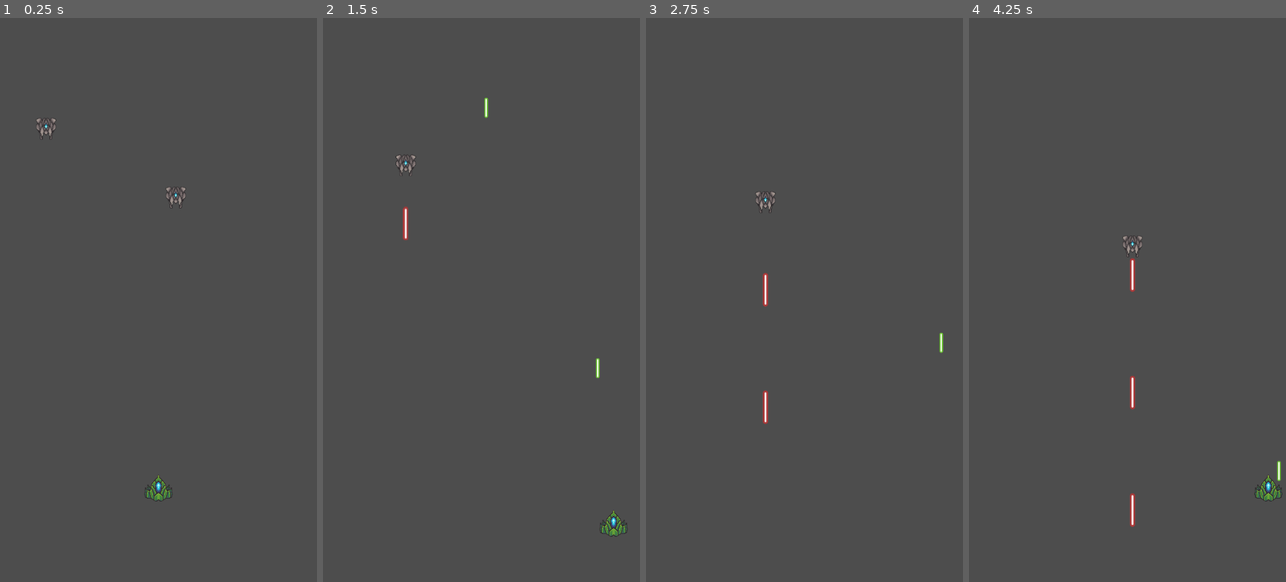
Above: before the commit, frames 1-4 (left to right).
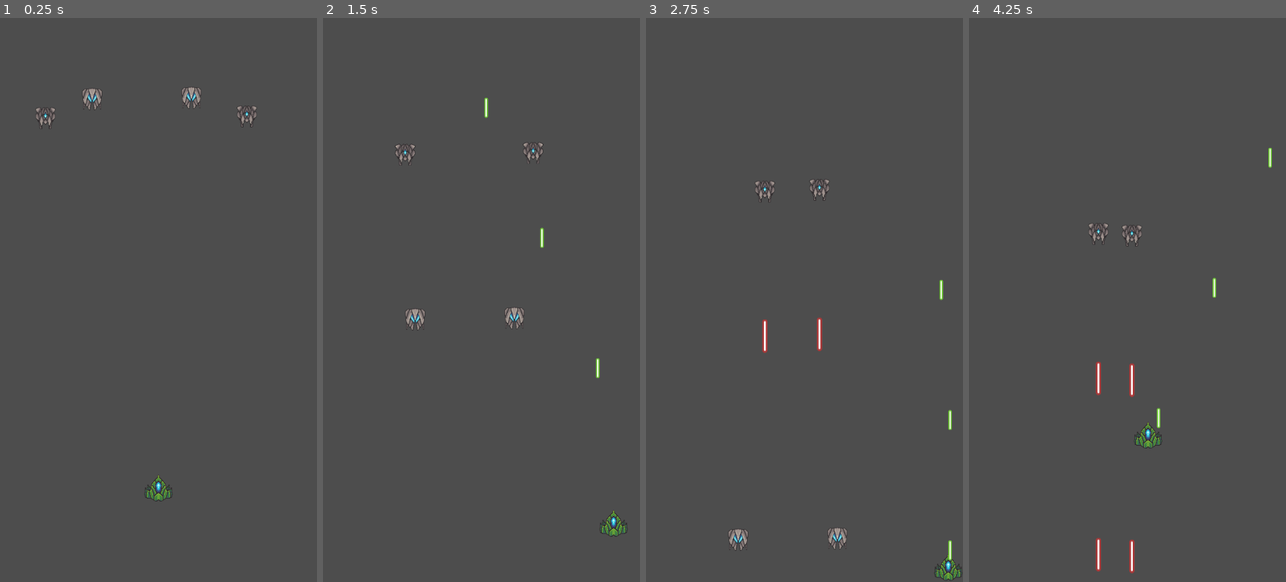
Above: after the commit, the same moments.

Repository: FestiveWasTaken/shootEmUp
Game: Godot game, scene res://scenes/game.tscn
Two runs of this game, one before a commit and one after it. Both use one fixed random seed, a clock stepped at 60 frames per second and the inputs below.
Inputs:
- Up to frame 1 (0.25 s): no input
- Up to frame 2 (1.5 s): hold D (move_right) 0.53-1.28 s; hold Space (shoot) 0.53-1.28 s; hold S (move_down) from 1.28 s (still down); tap Space (shoot) at 1.35 s
- Up to frame 3 (2.75 s): release S (move_down) at 2.03 s; hold D (move_right) from 2.03 s (still down); hold Space (shoot) from 2.03 s (still down)
- Up to frame 4 (4.25 s): release D (move_right) at 2.78 s; release Space (shoot) at 2.78 s; hold W (move_up) 2.78-3.53 s; tap Space (shoot) at 2.85 s; hold A (move_left) from 3.53 s (still down); hold Space (shoot) from 3.53 s (still down)

The runs differ from the first frame. In frame 1, 0.6% of the frame differs, in the area x 11-81%, y 12-34%; in frame 2, 0.6%; in frame 3, 1.3%; in frame 4, 1.5%, in the area x 37-99%, y 23-99%.

Commit message:
new enemies and border

Diff:
--- /dev/null
+++ b/scenes/enemy1.tscn
@@ -0,0 +1,6 @@
+[gd_scene load_steps=2 format=3 uid="uid://u048axiuawp2"]
+
+[ext_resource type="PackedScene" uid="uid://cuaktsuvmk412" path="res://scenes/enemy.tscn" id="1_pmrwh"]
+
+[node name="enemy" instance=ExtResource("1_pmrwh")]
+sidespeed = -50
--- /dev/null
+++ b/scenes/enemy2.tscn
@@ -0,0 +1,11 @@
+[gd_scene load_steps=3 format=3 uid="uid://e26xruqdbraq"]
+
+[ext_resource type="PackedScene" uid="uid://cuaktsuvmk412" path="res://scenes/enemy.tscn" id="1_fdl01"]
+[ext_resource type="Texture2D" uid="uid://cpeo0tl6r6t2s" path="res://assets/enemyship1.png" id="2_uwhde"]
+
+[node name="enemy" instance=ExtResource("1_fdl01")]
+downspeed = 300
+sidespeed = 0
+
+[node name="Sprite2D" parent="." index="0"]
+texture = ExtResource("2_uwhde")
--- a/scenes/game.tscn
+++ b/scenes/game.tscn
@@ -1,9 +1,11 @@
-[gd_scene load_steps=5 format=3 uid="uid://ddfkqxvyug5my"]
+[gd_scene load_steps=7 format=3 uid="uid://ddfkqxvyug5my"]
 
 [ext_resource type="Script" path="res://scripts/game.gd" id="1_qjg3n"]
 [ext_resource type="PackedScene" uid="uid://d1scicseyoio2" path="res://player.tscn" id="2_2xdaw"]
 [ext_resource type="PackedScene" uid="uid://rmfsm3mm827s" path="res://scenes/laser.tscn" id="3_m02y2"]
 [ext_resource type="PackedScene" uid="uid://cuaktsuvmk412" path="res://scenes/enemy.tscn" id="4_pdbpa"]
+[ext_resource type="PackedScene" uid="uid://u048axiuawp2" path="res://scenes/enemy1.tscn" id="5_gnctq"]
+[ext_resource type="PackedScene" uid="uid://e26xruqdbraq" path="res://scenes/enemy2.tscn" id="6_dq6bl"]
 
 [node name="Game" type="Node2D"]
 script = ExtResource("1_qjg3n")
@@ -21,7 +23,15 @@
 position = Vector2(3, 6)
 
 [node name="enemy" parent="." instance=ExtResource("4_pdbpa")]
-position = Vector2(287, 292)
+position = Vector2(65, 157)
 
-[node name="enemy2" parent="." instance=ExtResource("4_pdbpa")]
-position = Vector2(66, 175)
+[node name="enemy3" parent="." instance=ExtResource("5_gnctq")]
+position = Vector2(433, 154)
+
+[node name="enemy2" parent="." instance=ExtResource("6_dq6bl")]
+position = Vector2(326, 61)
+shootspeed = 1.5
+
+[node name="enemy4" parent="." instance=ExtResource("6_dq6bl")]
+position = Vector2(157, 63)
+shootspeed = 1.5
--- a/scripts/enemy.gd
+++ b/scripts/enemy.gd
@@ -2,7 +2,9 @@
 
 signal laser_shot(elaser_scene, location)
 
-@export var speed = 50
+@export var downspeed = 50
+@export var sidespeed = 50
+@export var shootspeed = 1.5
 
 @onready var enemy = $"."
 
@@ -13,8 +15,8 @@
 var elaser_scene = preload("res://scenes/elaser.tscn")
 
 func _physics_process(delta):
-	global_position.y += speed * delta
-	global_position.x += speed * delta
+	global_position.y += downspeed * delta
+	global_position.x += sidespeed * delta
 
 func die():
 	queue_free()
@@ -28,10 +30,9 @@
 	die()
 
 func _ready():
-	timer.wait_time = 1
+	timer.wait_time = shootspeed
 	timer.start()
 
 func _on_shoot_timer_timeout():
 	var elaser = elaser_scene.instantiate()
-	print("bang")
 	enemy.add_child(elaser)
--- a/scripts/player.gd
+++ b/scripts/player.gd
@@ -23,6 +23,8 @@
 	Input.get_axis("move_up", "move_down"))
 	velocity = direction * speed
 	move_and_slide()
+	var max_border = get_viewport_rect().size - Vector2(25,25)
+	global_position = global_position.clamp(Vector2(25,25), max_border)
 
 func shoot():
 	laser_shot.emit(laser_scene, gun.global_position) #calls the laser scene to spawn from ship
